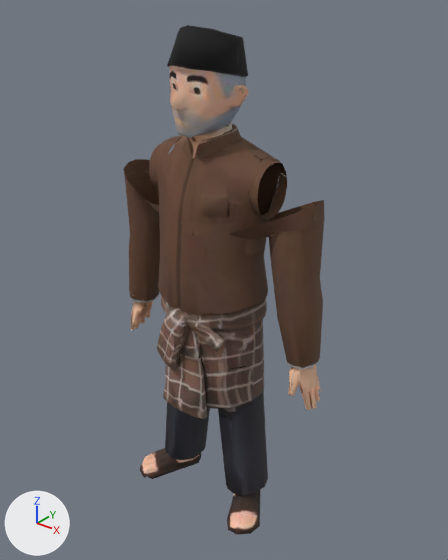
Renders of the glTF model assets/models/hero_aceng.glb from each side of a commit.
Both versions are drawn from a 50 mm lens placed at (1.2, -1.402, 1.772), pointed at (0.035, 0.053, 0.87). Lighting does not change. The marker at lower left points along +X, +Y and +Z. The older version comes first. Where no turn or scale is listed for an object, it has been applied to the vertices. Vertices at exactly the same position are counted once.

Script lines for the objects in view, before the commit:
```python
me_model_003 = bpy.data.meshes.new('model.003')
me_model_003.from_pydata(...)  # 612 vertices, 712 faces; spans x -0.216..0.216, y -0.159..0.164, z 0.0..0.594
me_model_003.materials.append(mat_model)  # picture img_texture_diffuse
me_model_004 = bpy.data.meshes.new('model.004')
me_model_004.from_pydata(...)  # 296 vertices, 377 faces; spans x -0.121..0.126, y -0.123..0.147, z 0.0..0.286
me_model_004.materials.append(mat_model)  # picture img_texture_diffuse
me_model_005 = bpy.data.meshes.new('model.005')
me_model_005.from_pydata(...)  # 422 vertices, 482 faces; spans x -0.281..0.255, y -0.128..0.097, z -0.525..0.16
me_model_005.materials.append(mat_model)  # picture img_texture_diffuse
me_model_006 = bpy.data.meshes.new('model.006')
me_model_006.from_pydata(...)  # 341 vertices, 408 faces; spans x -0.255..0.281, y -0.126..0.098, z -0.526..0.161
me_model_006.materials.append(mat_model)  # picture img_texture_diffuse
ob_arm_l = bpy.data.objects.new('arm_l', me_model_005)
ob_arm_l.location = (0.163, 0.048, 1.047)
ob_arm_r = bpy.data.objects.new('arm_r', me_model_006)
ob_arm_r.location = (-0.163, 0.048, 1.047)
ob_head = bpy.data.objects.new('head', me_model_004)
ob_head.location = (0.0, 0.0, 1.374)
ob_torso = bpy.data.objects.new('torso', me_model_003)
ob_torso.location = (0.0, 0.0, 0.78)
# also in view: 'leg_l' at (0.141, -0.001, 0.39); 'leg_r' at (-0.141, -0.002, 0.39)
```
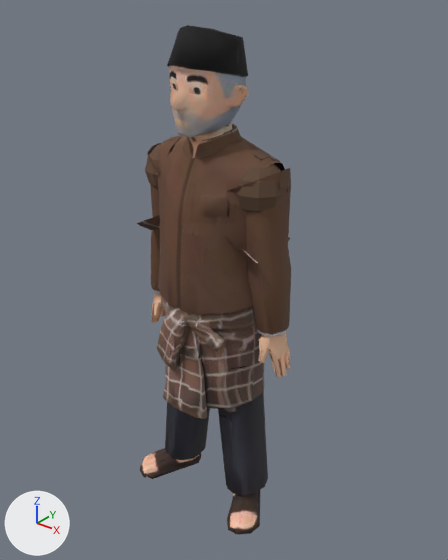
Where the change shows, as pixel boxes [x1, y1, x2, y2] in the pictures (448 x 560 px):
'torso', reshaped
    before: [149, 124, 287, 331]
    after: [145, 124, 286, 331]
'arm_l', moved
    before: [230, 200, 325, 410]
    after: [137, 168, 291, 377]
'arm_r', moved
    before: [123, 159, 193, 330]
    after: [147, 143, 290, 323]
part 1 of me_model_003, added (brown)
    after: [237, 160, 286, 213]
part 2 of me_model_003, added (brown)
    after: [145, 144, 175, 189]

The edits, one by one:
me_model_003 is used by ob_torso; location (0.0, 0.0, 0.78).
me_model_003 had 612 vertices, 712 faces and spanned x -0.216..0.216, y -0.159..0.164, z 0.0..0.594.
me_model_003 now has 716 vertices, 912 faces and spans x -0.258..0.258, y -0.159..0.164, z 0.0..0.594.
me_model_003 part 1: a new loose piece, a UV sphere (10 segments, 6 rings, poles along z) spanning x 0.094..0.258, y -0.045..0.128, z 0.349..0.521, in mat_model (picture img_texture_diffuse).
me_model_003 part 2: a new loose piece, a UV sphere (10 segments, 6 rings, poles along z) spanning x -0.258..-0.094, y -0.045..0.128, z 0.349..0.521, in mat_model (picture img_texture_diffuse).
me_model_005 is used by ob_arm_l; location (0.163, 0.048, 1.047).
me_model_005 had 422 vertices, 482 faces and spanned x -0.281..0.255, y -0.128..0.097, z -0.525..0.16.
me_model_005 now has 422 vertices, 482 faces and spans x -0.4..0.136, y -0.121..0.103, z -0.584..0.102.
me_model_005 part 3: the whole mesh is moved by (-0.119, 0.006, -0.058).
me_model_006 is used by ob_arm_r; location (-0.163, 0.048, 1.047).
me_model_006 had 341 vertices, 408 faces and spanned x -0.255..0.281, y -0.126..0.098, z -0.526..0.161.
me_model_006 now has 341 vertices, 408 faces and spans x -0.136..0.4, y -0.119..0.104, z -0.584..0.103.
me_model_006 part 4: the whole mesh is moved by (0.119, 0.006, -0.058).
Object 'arm_l' (ob_arm_l) moves from (0.163, 0.048, 1.047) to (0.163, 0.042, 1.179).
Object 'arm_r' (ob_arm_r) moves from (-0.163, 0.048, 1.047) to (-0.163, 0.042, 1.179).
